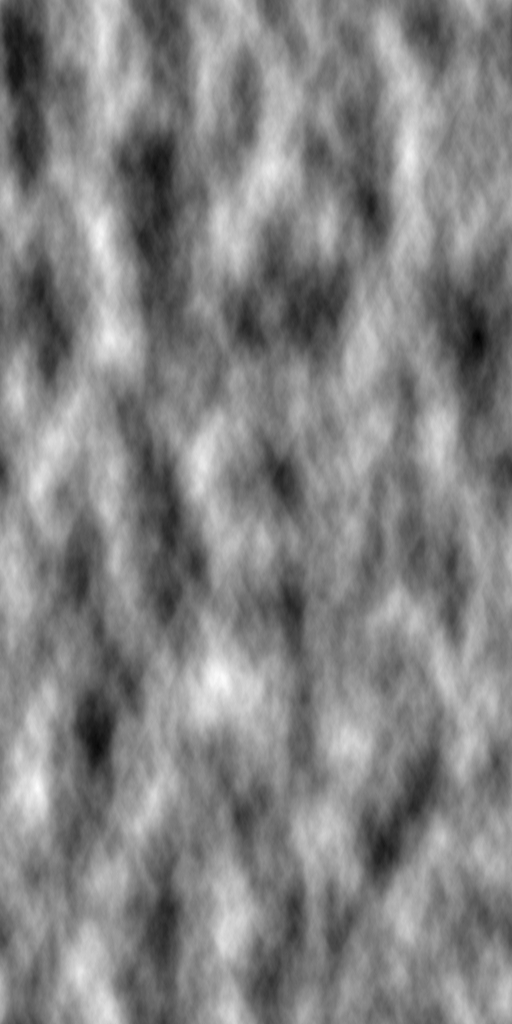
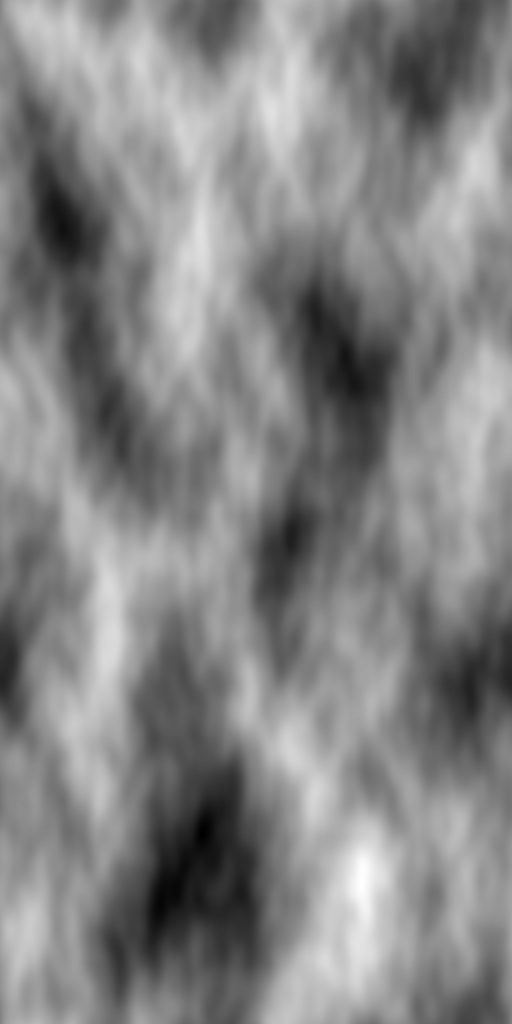
The second 512 × 1024 image is a revision of the first. Changes to its layers:
painted on "bottom copy" over [0, 0, 512, 1024]
painted on "bottom" over [0, 0, 512, 1024]
